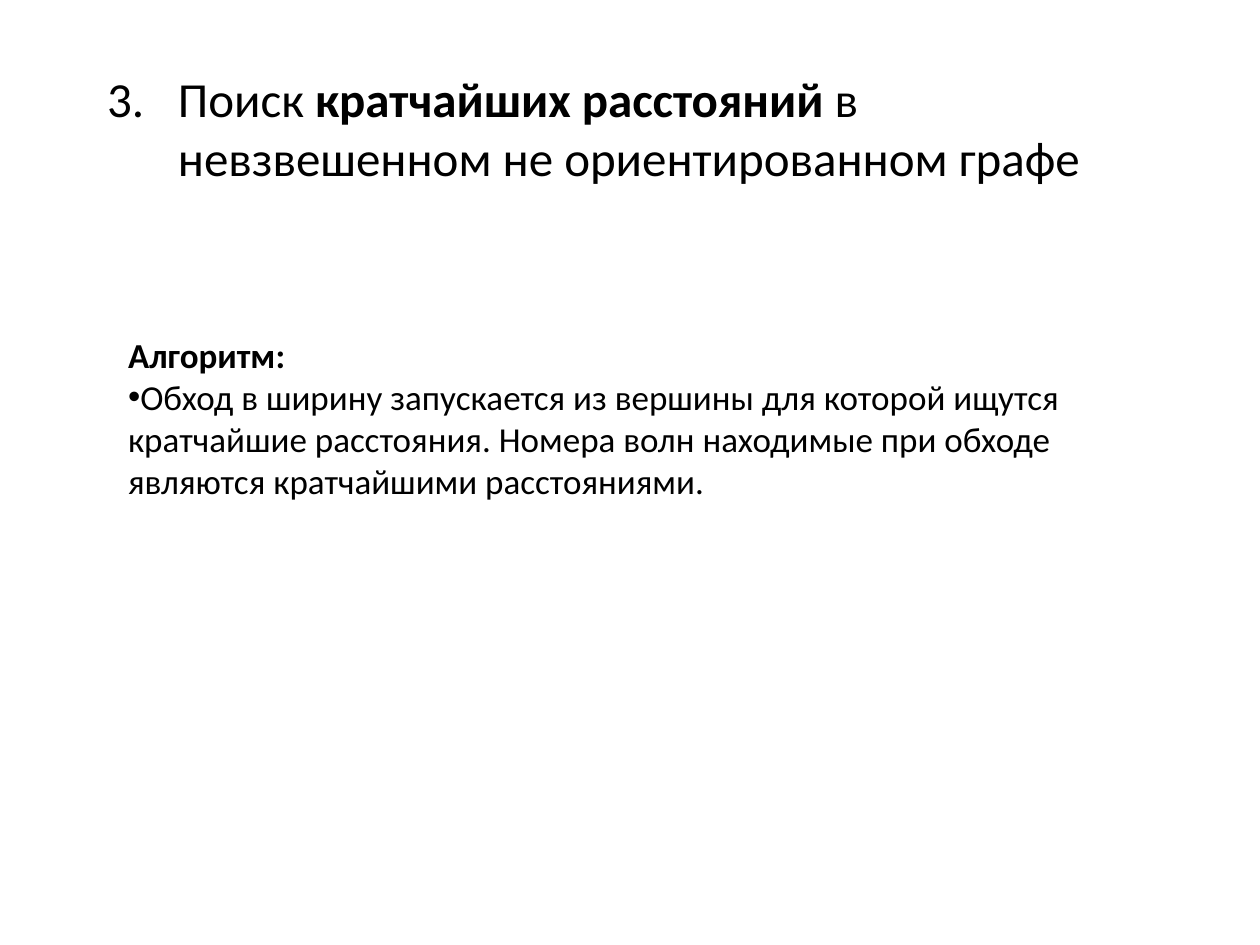
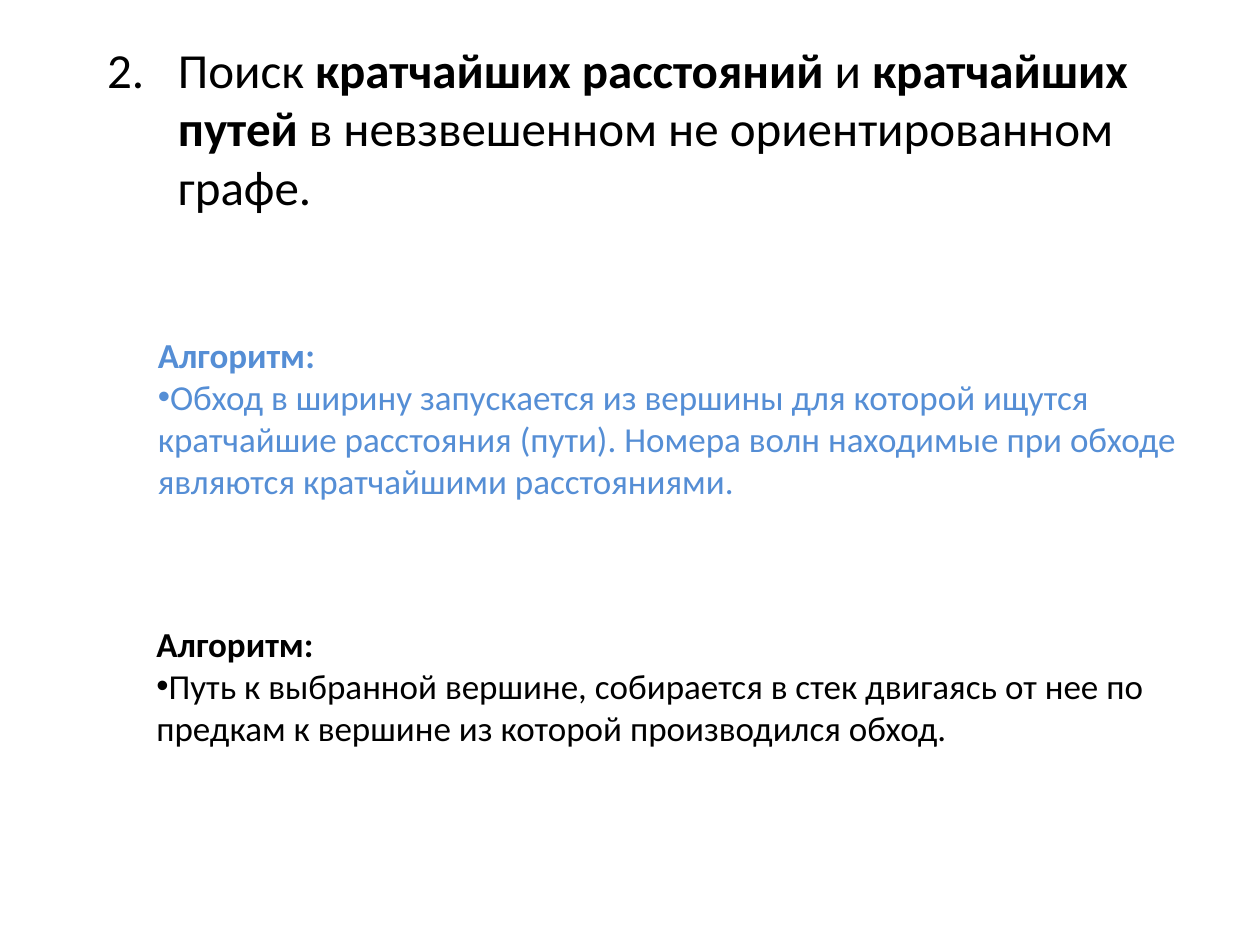
Before and after one commit to SteinbergOB/ANG, a slide deck: slide 17 of Презентации/Лекция 1.pptx (slide 19 before the commit). Drawn at 1260x945 pixels with LibreOffice and Linux fonts; fonts in the diff are those of the drawing. Boxes give left, top, right and bottom in pixels: in the first picture for what was removed or moved away, otherwise in the second. Text is boxed around its words. In the diff, an @@ line names an element or a change of style, - is before the commit and + after.

```diff
--- a/Презентации/Лекция 1.pptx
+++ b/Презентации/Лекция 1.pptx
@@ text at [178, 54, 1128, 213]: text changed @@
-3. Поиск кратчайших расстояний в невзвешенном не ориентированном графе
+2. Поиск кратчайших расстояний и кратчайших путей в невзвешенном не ориентированном графе.
@@ text "Алгоритм:": place and size @@
-text "Алгоритм:" at [128, 345, 1058, 500]
+text "Алгоритм:" at [158, 345, 1176, 500]
@@ text at [158, 345, 315, 374]: text colour #000000 to #558ED5 in "Алгоритм:" @@
@@ text at [158, 386, 1176, 500]: text changed; text colour #000000 to #558ED5 @@
-• Обход в ширину запускается из вершины для которой ищутся кратчайшие расстояния. Номера волн находимые при обходе являются кратчайшими расстояниями.
+• Обход в ширину запускается из вершины для которой ищутся кратчайшие расстояния (пути). Номера волн находимые при обходе являются кратчайшими расстояниями.
@@ text added at [156, 634, 1143, 747], 20 pt, text #000000 @@
+Алгоритм:
+• Путь к выбранной вершине, собирается в стек двигаясь от нее по предкам к вершине из которой производился обход.
```
Also in this commit, not shown: 8 other slides changed, 2 slides added, 14 slides removed, 2 other files.
